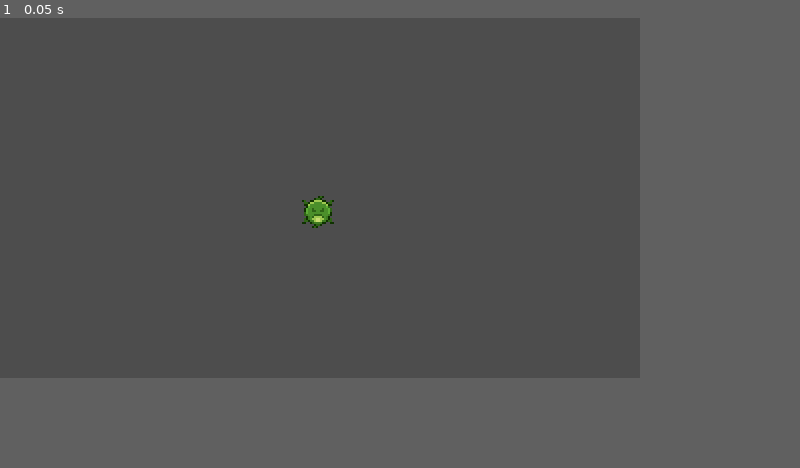
Above: before the commit, frame 1.
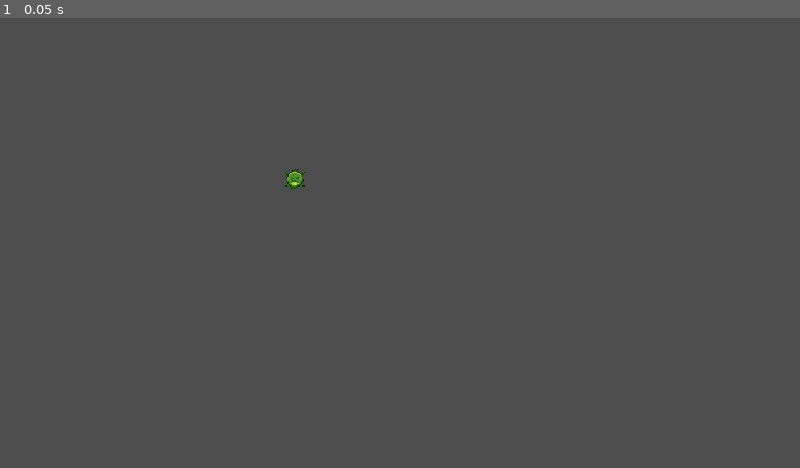
Above: after the commit, the same moment.

Repository: Vitor-E-daSilva/body-invaders
Game: Godot game, scene res://main.tscn
Two runs of this game, one before a commit and one after it. Both use one fixed random seed, a clock stepped at 60 frames per second and the inputs below.
Inputs:
- Up to frame 1 (0.05 s): no input
In our replay, the window is 640x360 before the commit and 800x450 after it. These sizes can differ from the game's own. Grey fills any space a smaller window leaves; there, only what the larger window draws over its background counts as a difference.

The runs differ from the first frame. In frame 1, 0.3% of the frame differs, in the area x 35-42%, y 33-47%.

Commit message:
fix: toques finais no setup incial do projeto

Diff:
--- a/niveis/nivel1.tscn
+++ b/niveis/nivel1.tscn
@@ -6,4 +6,4 @@
 texture_filter = 1
 
 [node name="Jogador" parent="." unique_id=887796295 instance=ExtResource("1_61e0j")]
-position = Vector2(159, 97)
+position = Vector2(236, 129)
--- a/project.godot
+++ b/project.godot
@@ -17,8 +17,8 @@
 
 [display]
 
-window/size/viewport_width=320
-window/size/viewport_height=180
+window/size/viewport_width=640
+window/size/viewport_height=360
 window/size/window_width_override=1280
 window/size/window_height_override=720
 window/stretch/mode="viewport"
@@ -83,6 +83,7 @@
 2d_physics/layer_3="inimigos"
 2d_physics/layer_4="ataque"
 2d_physics/layer_5="escudo"
+2d_physics/layer_6="ataque inmigo"
 
 [physics]
 
